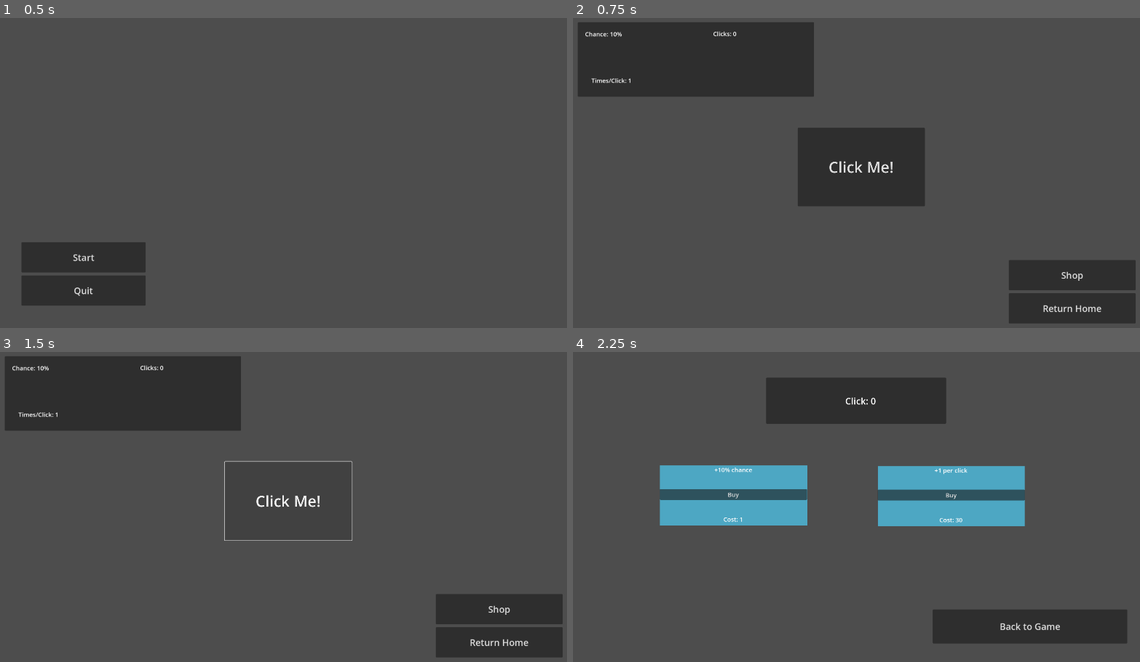
Above: before the commit, frames 1-4 (two rows, left to right).
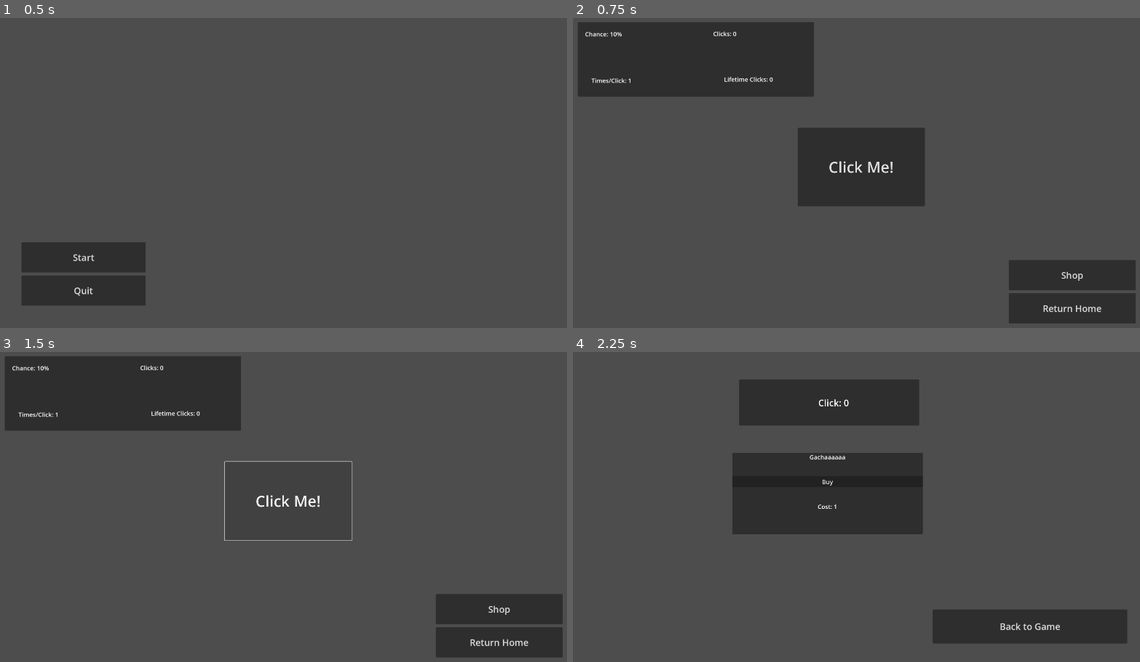
Above: after the commit, the same moments.

Repository: cinpear/blind-box
Game: Godot game, scene res://scenes/home.tscn
Two runs of this game, one before a commit and one after it. Both use one fixed random seed, a clock stepped at 60 frames per second and the inputs below.
Inputs:
- Up to frame 1 (0.5 s): no input
- Up to frame 2 (0.75 s): click "Start" at 0.5 s
- Up to frame 3 (1.5 s): click "Click Me!" at 1.25 s
- Up to frame 4 (2.25 s): click "Shop" at 2 s

Frame 1 is identical in both runs. In frame 2, less than 0.1% of the frame differs, in the area x 26-36%, y 18-21%; in frame 3, less than 0.1%; in frame 4, 17%, in the area x 15-80%, y 8-59%.
Error after the commit: Invalid assignment of property or key 'x' with value of type 'int' on a base object of type 'Button (button.gd)'. (res://scripts/button.gd:30)

Commit message:
implmeneted a cursed gacha system so now free choice is a scam

Diff:
--- /dev/null
+++ b/scenes/gacha_item.gd
@@ -0,0 +1,26 @@
+extends PanelContainer
+
+@onready var cost_label = $"HBoxContainer/Label2"
+@onready var win_label = $"HBoxContainer/Label3"
+var rng = RandomNumberGenerator.new()
+
+func _ready() -> void:
+	_update_cost_label()
+
+func _update_cost_label():
+	cost_label.text = "Cost: " + str(Global.gachacost)
+
+func _on_button_pressed() -> void:
+	if Global.click_count >= Global.gachacost:
+		Global.click_count -= Global.gachacost
+		Global.gachacost += 1
+		_update_cost_label()
+		var randomNum = rng.randi_range(0, 2)
+		if (randomNum == 0):
+			Global.chance += 1
+			win_label.text = "Congrats! Chance +10%"
+		elif (randomNum == 1):
+			Global.times += 1
+			win_label.text = "Congrats! Click time +1"
+		else:
+			win_label.text = "Oof you unlucky"
--- /dev/null
+++ b/scenes/gacha_item.tscn
@@ -0,0 +1,43 @@
+[gd_scene load_steps=2 format=3 uid="uid://1qk3sgjbj0ng"]
+
+[ext_resource type="Script" path="res://scenes/gacha_item.gd" id="1_yotto"]
+
+[node name="gachaItem" type="PanelContainer"]
+anchors_preset = 15
+anchor_right = 1.0
+anchor_bottom = 1.0
+offset_right = -1291.0
+offset_bottom = -810.0
+grow_horizontal = 2
+grow_vertical = 2
+script = ExtResource("1_yotto")
+
+[node name="HBoxContainer" type="VBoxContainer" parent="."]
+layout_mode = 2
+theme_override_constants/separation = 50
+
+[node name="Label" type="Label" parent="HBoxContainer"]
+layout_mode = 2
+theme_override_font_sizes/font_size = 20
+text = "Gachaaaaaa"
+horizontal_alignment = 1
+vertical_alignment = 1
+
+[node name="Button" type="Button" parent="HBoxContainer"]
+layout_mode = 2
+theme_override_font_sizes/font_size = 20
+text = "Buy"
+
+[node name="Label2" type="Label" parent="HBoxContainer"]
+layout_mode = 2
+theme_override_font_sizes/font_size = 20
+horizontal_alignment = 1
+vertical_alignment = 1
+
+[node name="Label3" type="Label" parent="HBoxContainer"]
+layout_mode = 2
+theme_override_font_sizes/font_size = 20
+horizontal_alignment = 1
+vertical_alignment = 1
+
+[connection signal="pressed" from="HBoxContainer/Button" to="." method="_on_button_pressed"]
--- a/scenes/main.tscn
+++ b/scenes/main.tscn
@@ -13,6 +13,7 @@
 grow_vertical = 2
 
 [node name="Button" type="Button" parent="."]
+z_index = 3
 layout_mode = 1
 anchors_preset = -1
 anchor_right = 0.004
@@ -55,6 +56,16 @@
 offset_right = 307.0
 offset_bottom = 217.0
 theme_override_font_sizes/font_size = 20
+
+[node name="Label4" type="Label" parent="Button/Panel"]
+layout_mode = 0
+offset_left = 413.0
+offset_top = 167.0
+offset_right = 715.0
+offset_bottom = 211.0
+theme_override_font_sizes/font_size = 20
+horizontal_alignment = 1
+vertical_alignment = 1
 
 [node name="Panel" type="Panel" parent="."]
 visible = false
--- a/scenes/store.tscn
+++ b/scenes/store.tscn
@@ -1,9 +1,10 @@
-[gd_scene load_steps=5 format=3 uid="uid://6mdnyteyhv51"]
+[gd_scene load_steps=6 format=3 uid="uid://6mdnyteyhv51"]
 
 [ext_resource type="Script" path="res://scripts/store.gd" id="1_2w7nd"]
 [ext_resource type="PackedScene" uid="uid://xak3sobj22c3" path="res://scenes/store_item.tscn" id="1_stepm"]
 [ext_resource type="PackedScene" uid="uid://by0bt0hhngceh" path="res://scenes/store_item2.tscn" id="2_jlowk"]
 [ext_resource type="PackedScene" uid="uid://pby0jxnw58te" path="res://scenes/click_panel.tscn" id="4_gaf1i"]
+[ext_resource type="PackedScene" uid="uid://1qk3sgjbj0ng" path="res://scenes/gacha_item.tscn" id="5_wndvc"]
 
 [node name="store" type="Control"]
 layout_mode = 3
@@ -15,18 +16,20 @@
 script = ExtResource("1_2w7nd")
 
 [node name="storeItem" parent="." instance=ExtResource("1_stepm")]
+visible = false
 layout_mode = 1
-offset_left = 306.0
-offset_top = 388.0
-offset_right = -1128.0
-offset_bottom = -493.0
+offset_left = 241.0
+offset_top = 384.0
+offset_right = -1193.0
+offset_bottom = -497.0
 
 [node name="storeItem2" parent="." instance=ExtResource("2_jlowk")]
+visible = false
 layout_mode = 1
-offset_left = 1025.0
-offset_top = 390.0
-offset_right = -409.0
-offset_bottom = -491.0
+offset_left = 991.0
+offset_top = 388.0
+offset_right = -443.0
+offset_bottom = -493.0
 
 [node name="Button" type="Button" parent="."]
 layout_mode = 0
@@ -39,9 +42,16 @@
 
 [node name="Panel" parent="." instance=ExtResource("4_gaf1i")]
 layout_mode = 0
-offset_left = 657.0
-offset_top = 97.0
-offset_right = 1251.0
-offset_bottom = 250.0
+offset_left = 568.0
+offset_top = 103.0
+offset_right = 1162.0
+offset_bottom = 256.0
+
+[node name="gachaItem" parent="." instance=ExtResource("5_wndvc")]
+layout_mode = 1
+offset_left = 545.0
+offset_top = 367.0
+offset_right = -746.0
+offset_bottom = -486.0
 
 [connection signal="pressed" from="Button" to="." method="_on_button_pressed"]
--- a/scripts/button.gd
+++ b/scripts/button.gd
@@ -3,14 +3,16 @@
 @onready var count_label = $"Panel/Label"
 @onready var chance_label = $"Panel/Label2"
 @onready var times_label = $"Panel/Label3"
+@onready var total_label = $"Panel/Label4"
 
 var rng = RandomNumberGenerator.new()
 
 # Called every frame. 'delta' is the elapsed time since the previous frame.
 func _ready() -> void:
+	_update_label()
 	_update_label2()
-	_update_label()
 	_update_label3()
+	_update_label4()
 
 func _update_label():
 	count_label.text = "Clicks: " + str(Global.click_count) + "\n"
@@ -21,13 +23,22 @@
 func _update_label3():
 	times_label.text = "Times/Click: " + str(Global.times)
 
+func _update_label4():
+	total_label.text = "Lifetime Clicks: " + str(Global.total_clicks)
+
+func _move_button():
+	$".".x = 400
+	$".".y = 500
+
 func _on_pressed() -> void:
 	for a in range(Global.times):
 		var random_num = rng.randi_range(0, 9)
 		if (random_num < Global.chance):
 			Global.click_count += 1
+			Global.total_clicks += 1
 			Global.countTen += 1
 			_update_label()
+			_update_label4()
 			while (Global.countTen >= 10):
 				if (Global.chance < 10):
 					Global.chance += 1
@@ -36,3 +47,4 @@
 
 			if (Global.click_count == 3000):
 				get_node("../Panel").visible = true
+	_move_button()
--- a/scripts/global.gd
+++ b/scripts/global.gd
@@ -6,6 +6,8 @@
 var click_count = 0
 var cost1 = 1
 var cost2 = 30
+var gachacost = 1
+var total_clicks = 0
 
 # Called when the node enters the scene tree for the first time.
 func _ready() -> void:
